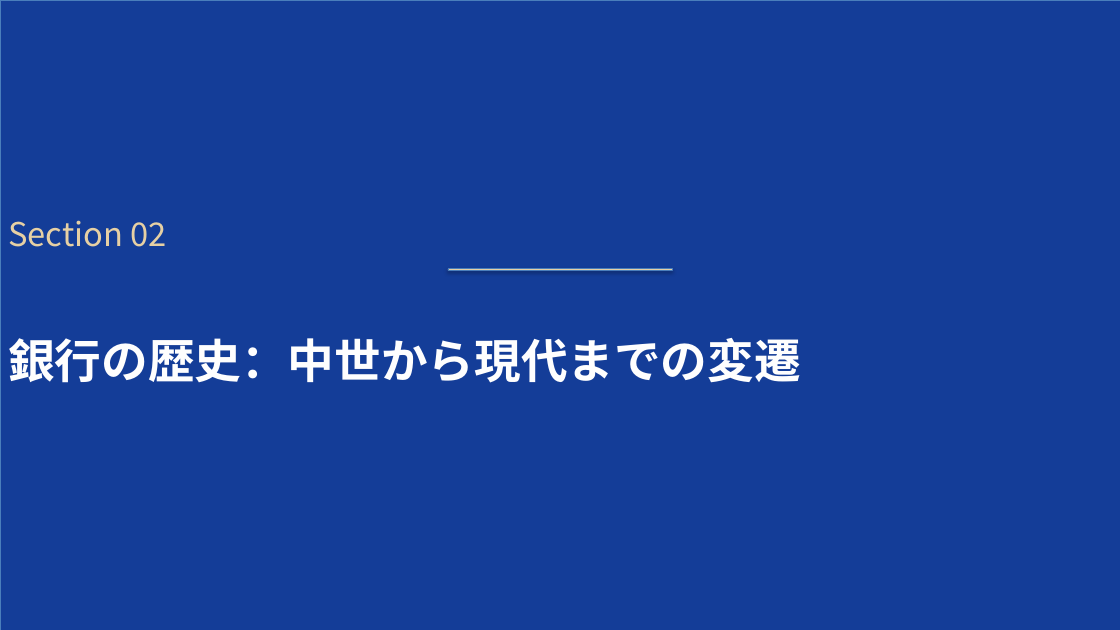
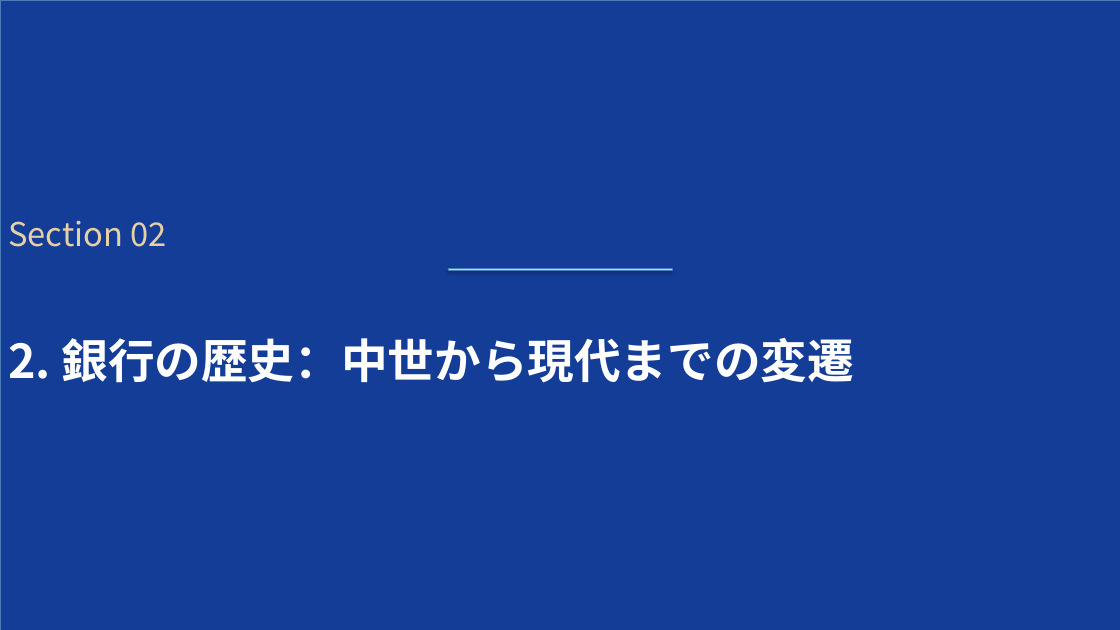
Before and after one commit to xilicrysta/bank-pptx, a slide deck: slide 5 of bank_industry_presentation.pptx. Drawn at 1120x630 pixels with LibreOffice and Linux fonts; fonts in the diff are those of the drawing. Boxes give left, top, right and bottom in pixels: in the first picture for what was removed or moved away, otherwise in the second. Text is boxed around its words. In the diff, an @@ line names an element or a change of style, - is before the commit and + after.

```diff
--- a/bank_industry_presentation.pptx
+++ b/bank_industry_presentation.pptx
@@ text at (8, 338, 854, 383): text changed @@
-銀行の歴史：中世から現代までの変遷
+2. 銀行の歴史：中世から現代までの変遷
```
Also in this commit, not shown: 6 other slides changed, 1 other file.
